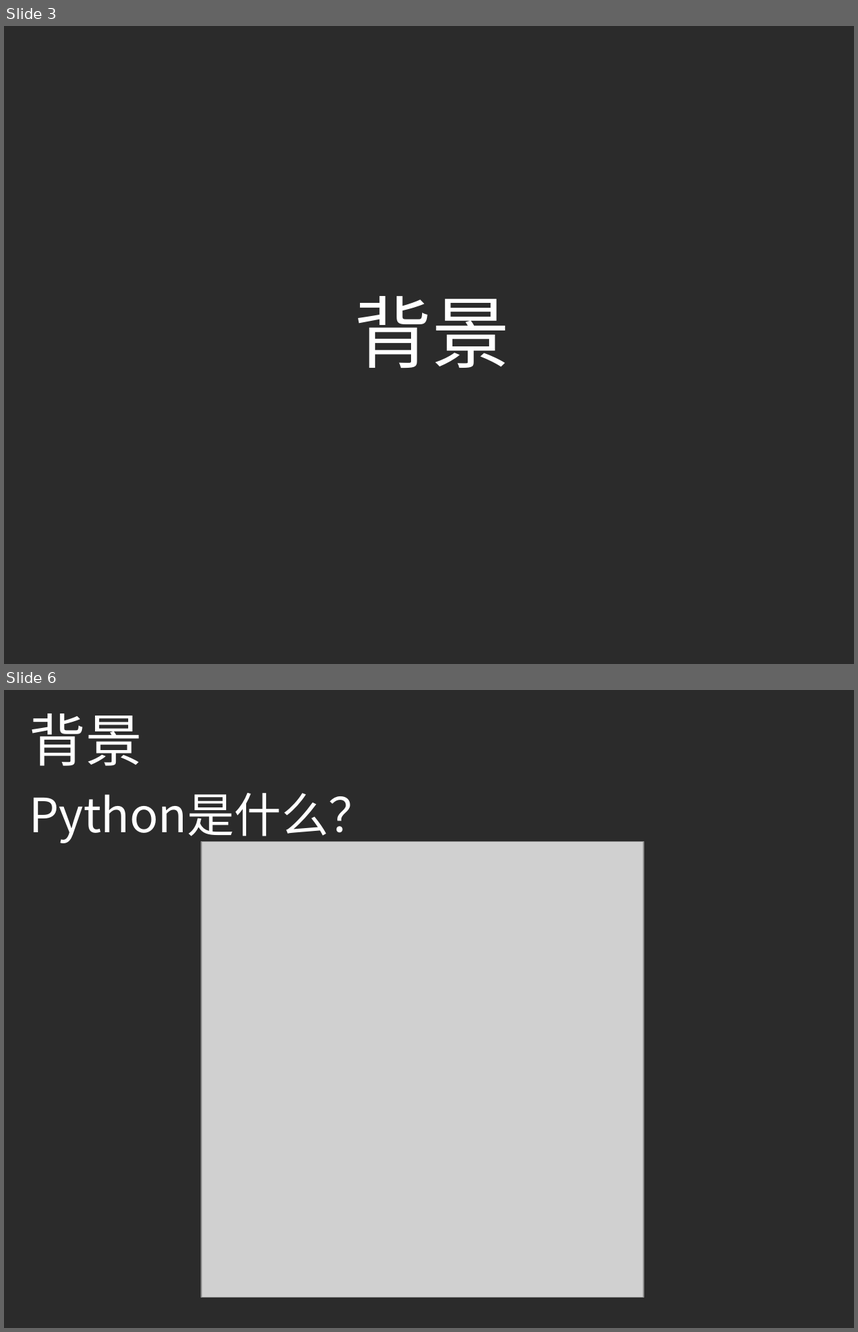
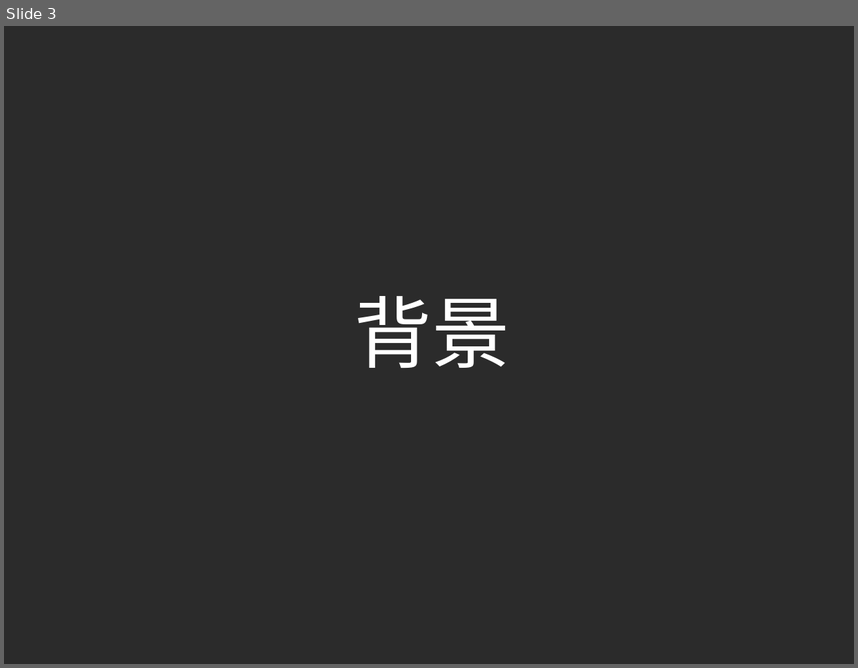
Before and after one commit to ouriris/ml-course, a slide deck: chapter.4/ppt/ML_CH4_Naive_Bayes.pptx. Shown one above the other, each under a label of ours: slides 3 and 6 before the commit, slide 3 after it; the slides between them are not shown. The pictures are 858x1332 and 858x668 pixels, drawn with LibreOffice and Linux fonts; fonts in the diff are those of the drawing; grey boxes stand for pictures; background and template pictures are left out; a plain dark background stands for a picture behind light text. Boxes give left, top, right and bottom in pixels: in the first picture for what was removed or moved away, otherwise in the second. Text is boxed around its words. In the diff, an @@ line names an element or a change of style, - is before the commit and + after.

```diff
--- a/chapter.4/ppt/ML_CH4_Naive_Bayes.pptx
+++ b/chapter.4/ppt/ML_CH4_Naive_Bayes.pptx
@@ slide 6 removed at (4, 690, 854, 1328), background picture (left out) @@
@@ text removed at (29, 713, 142, 766) @@
-背景
@@ text removed at (29, 793, 376, 844) @@
-Python是什么？
@@ picture removed at (201, 841, 643, 1297) @@
```
Also in this commit, not shown: 6 slides added, 42 other slides removed.
